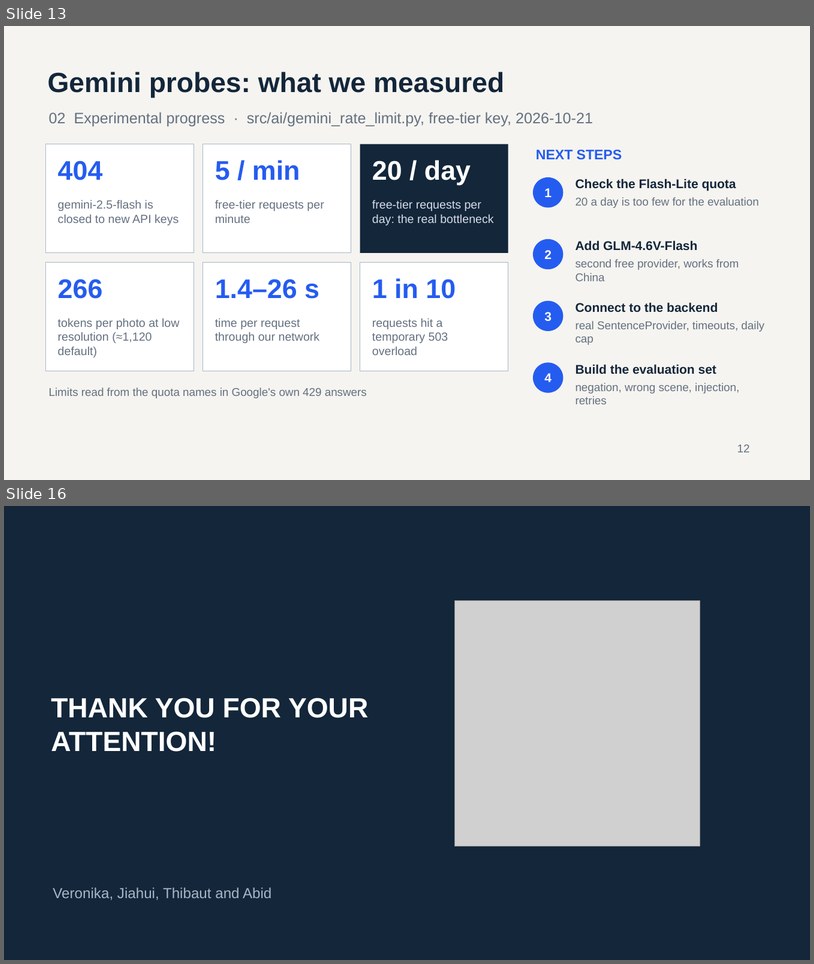
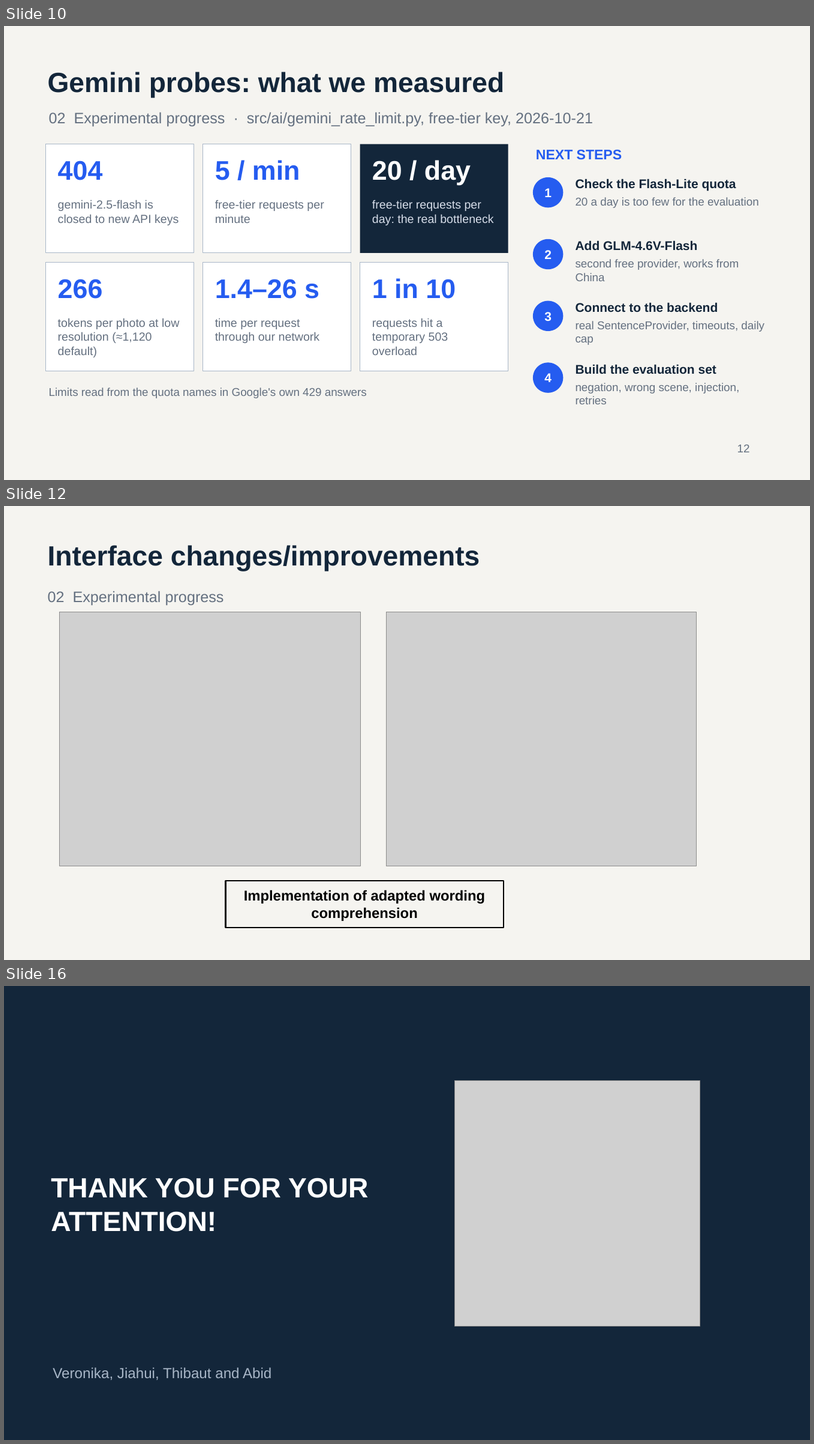
Before and after one commit to bhsei/26B, a slide deck: weekly-reports/W06/Weekly_Report_W06.pptx. Shown one above the other, each under a label of ours: slides 13 and 16 before the commit, slides 10, 12 and 16 after it; the slides between them are not shown. The pictures are 814x964 and 814x1444 pixels, drawn with LibreOffice and Linux fonts; fonts in the diff are those of the drawing; grey boxes stand for pictures. Boxes give left, top, right and bottom in pixels: in the first picture for what was removed or moved away, otherwise in the second. Text is boxed around its words. In the diff, an @@ line names an element or a change of style, - is before the commit and + after.

```diff
--- a/weekly-reports/W06/Weekly_Report_W06.pptx
+++ b/weekly-reports/W06/Weekly_Report_W06.pptx
@@ slide 12 added at [4,506,810,960], background #F5F4F0 @@
@@ text added at [48,545,480,571], 33 pt, text #13263A, bold @@
+Interface changes/improvements
@@ text added at [48,591,224,605], 18 pt, text #647080 @@
+02 Experimental progress
@@ picture added at [60,612,361,866] @@
@@ picture added at [387,612,697,866] @@
@@ rectangle added at [226,880,504,927], outline #000000 1.5 pt, 17 pt, text #000000, bold @@
+Implementation of adapted wording comprehension
@@ what was slide 13 is now slide 10 @@
```
Also in this commit, not shown: 1 slide changed, 7 other slides added, 8 slides removed.
